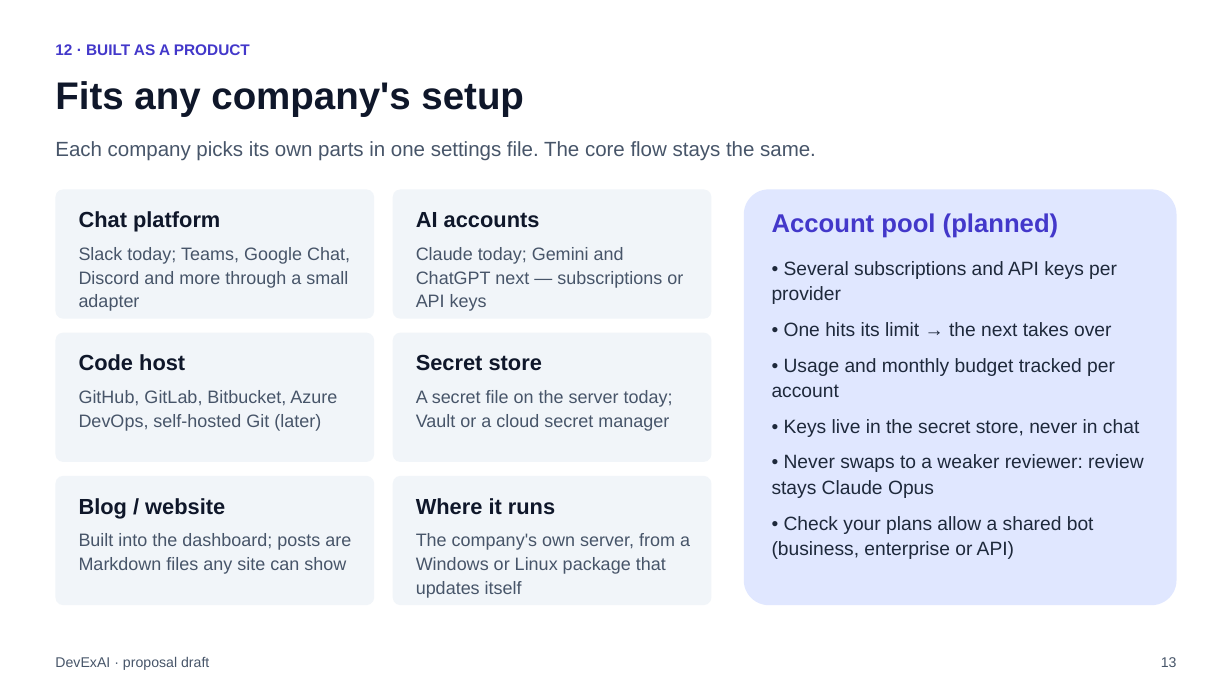
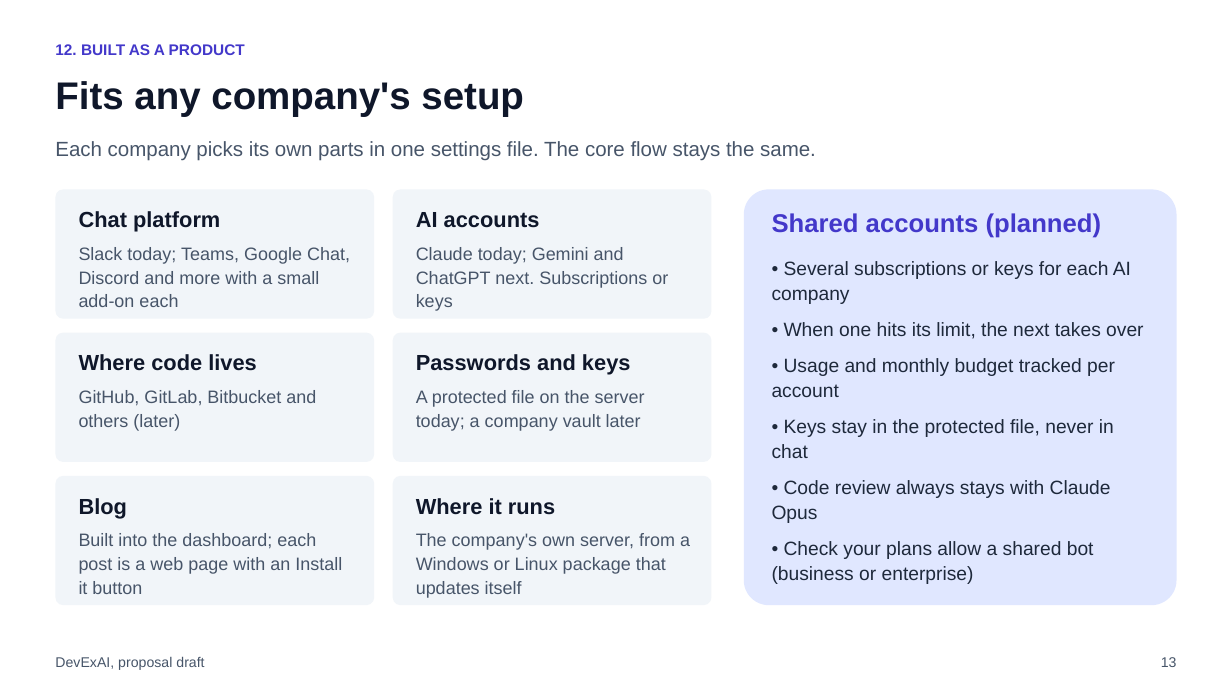
Before and after one commit to raghavsatyadev/DevExAI, a slide deck: slide 13 of DevExAI.pptx. Drawn at 1232x693 pixels with LibreOffice and Linux fonts; fonts in the diff are those of the drawing. Boxes give left, top, right and bottom in pixels: in the first picture for what was removed or moved away, otherwise in the second. Text is boxed around its words. In the diff, an @@ line names an element or a change of style, - is before the commit and + after.

```diff
--- a/DevExAI.pptx
+++ b/DevExAI.pptx
@@ text at box(55, 44, 245, 55): text changed @@
-12 · BUILT AS A PRODUCT
+12. BUILT AS A PRODUCT
@@ text at box(772, 213, 1102, 238): text changed @@
-Account pool (planned)
+Shared accounts (planned)
@@ text at box(79, 247, 350, 307): text changed @@
-Slack today; Teams, Google Chat, Discord and more through a small adapter
+Slack today; Teams, Google Chat, Discord and more with a small add-on each
@@ text at box(416, 247, 668, 311): text changed @@
-Claude today; Gemini and ChatGPT next — subscriptions or API keys
+Claude today; Gemini and ChatGPT next. Subscriptions or keys
@@ text at box(772, 261, 1143, 339): text changed @@
-• Several subscriptions and API keys per provider
-• One hits its limit → the next takes over
+• Several subscriptions or keys for each AI company
+• When one hits its limit, the next takes over
@@ text at box(79, 354, 256, 371): text changed @@
-Code host
+Where code lives
@@ text at box(416, 354, 631, 375): text changed @@
-Secret store
+Passwords and keys
@@ text at box(79, 390, 316, 431): text changed @@
-GitHub, GitLab, Bitbucket, Azure DevOps, self-hosted Git (later)
+GitHub, GitLab, Bitbucket and others (later)
@@ text at box(416, 390, 645, 431): text changed @@
-A secret file on the server today; Vault or a cloud secret manager
+A protected file on the server today; a company vault later
@@ text at box(772, 419, 1114, 584): text changed @@
-• Keys live in the secret store, never in chat
-• Never swaps to a weaker reviewer: review stays Claude Opus
-• Check your plans allow a shared bot (business, enterprise or API)
+• Keys stay in the protected file, never in chat
+• Code review always stays with Claude Opus
+• Check your plans allow a shared bot (business or enterprise)
@@ text at box(79, 498, 127, 518): text changed @@
-Blog / website
+Blog
@@ text at box(79, 533, 342, 594): text changed @@
-Built into the dashboard; posts are Markdown files any site can show
+Built into the dashboard; each post is a web page with an Install it button
@@ text at box(55, 656, 204, 670): text changed @@
-DevExAI · proposal draft
+DevExAI, proposal draft
```
Also in this commit, not shown: 18 other slides changed, 3 other files.
